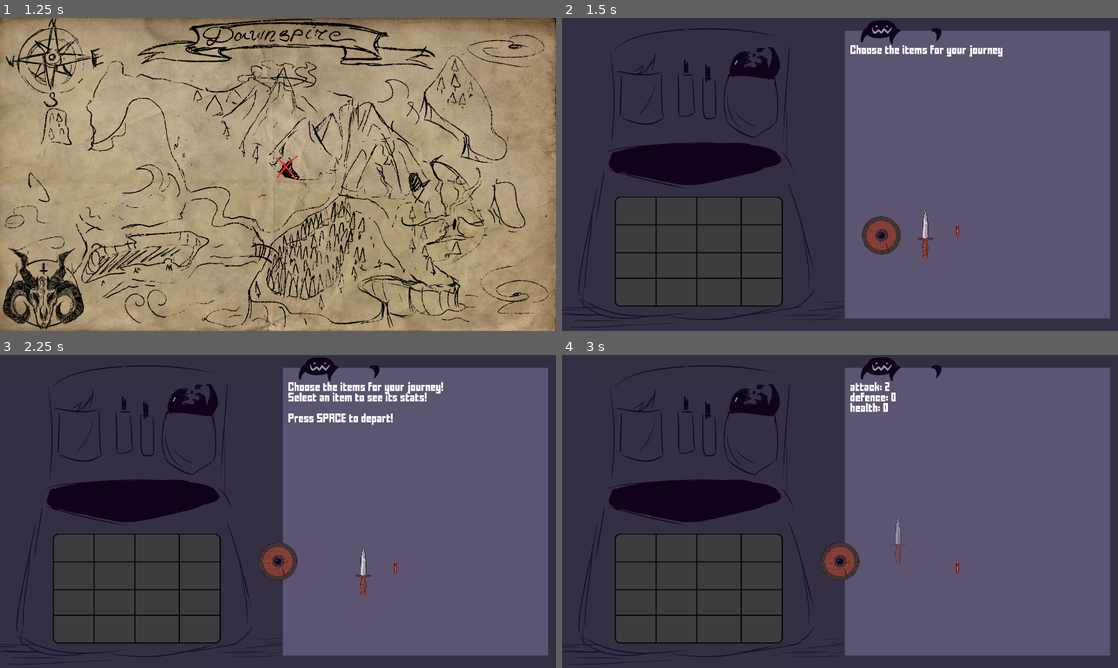
Above: before the commit, frames 1-4 (two rows, left to right).
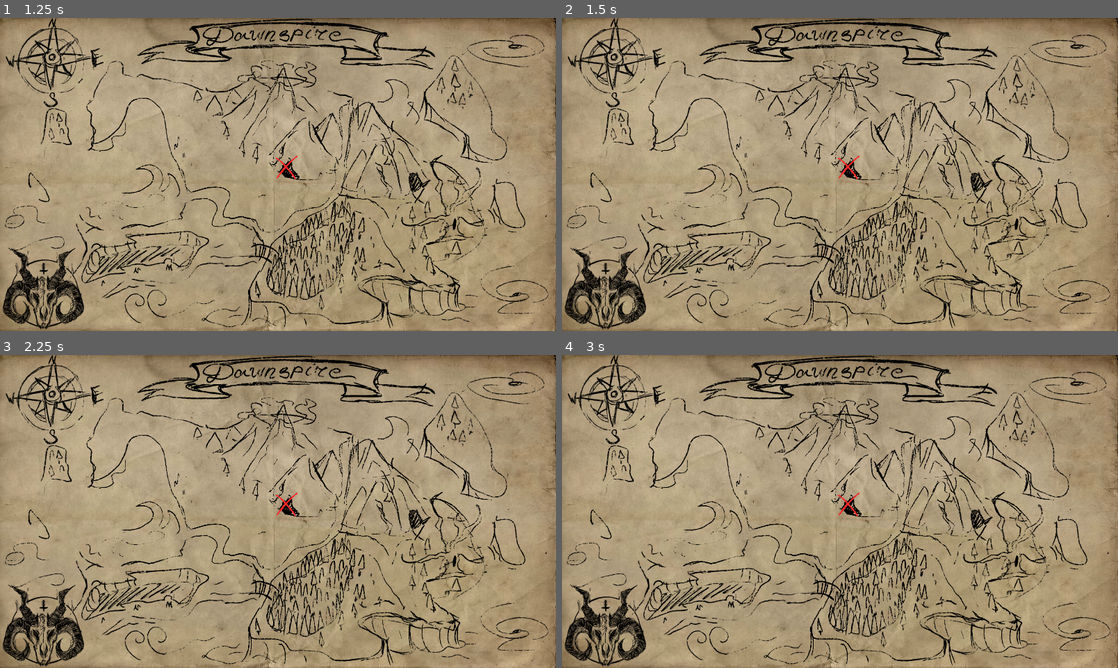
Above: after the commit, the same moments.

Repository: rrebane/ld-54-chelys
Game: Godot game, scene res://ui/main_menu.tscn
Two runs of this game, one before a commit and one after it. Both use one fixed random seed, a clock stepped at 60 frames per second and the inputs below.
Inputs (mouse positions are in pixels of both pictures, inside the frame that each line leads up to):
- Up to frame 1 (1.25 s): click (278, 196) at 0.5 s
- Up to frame 2 (1.5 s): tap Enter at 1.25 s; move the mouse to (962, 158) at 1.27 s; tap Space (continue) at 1.35 s; click (962, 158) at 1.42 s
- Up to frame 3 (2.25 s): tap Space (continue) at 2 s; drag from (305, 561) to (139, 589) at 2.02 s
- Up to frame 4 (3 s): tap Space (continue) at 2.75, 2.85 s; move the mouse to (923, 558) at 2.77 s; click (923, 558) at 2.92 s

Frame 1 is identical in both runs. In frame 2, 99% of the frame differs, in the area x 0-100%, y 0-100%; in frame 3, 99%; in frame 4, 99%.

Commit message:
Implement stats

Diff:
--- a/project.godot
+++ b/project.godot
@@ -82,6 +82,11 @@
 , Object(InputEventKey,"resource_local_to_scene":false,"resource_name":"","device":-1,"window_id":0,"alt_pressed":false,"shift_pressed":false,"ctrl_pressed":false,"meta_pressed":false,"pressed":false,"keycode":0,"physical_keycode":4194309,"key_label":0,"unicode":0,"echo":false,"script":null)
 ]
 }
+combat_phase={
+"deadzone": 0.5,
+"events": [Object(InputEventKey,"resource_local_to_scene":false,"resource_name":"","device":-1,"window_id":0,"alt_pressed":false,"shift_pressed":false,"ctrl_pressed":false,"meta_pressed":false,"pressed":false,"keycode":0,"physical_keycode":32,"key_label":0,"unicode":32,"echo":false,"script":null)
+]
+}
 
 [rendering]
 
--- a/scenes/Combat.gd
+++ b/scenes/Combat.gd
@@ -34,6 +34,8 @@
 		$Sprite2DBoss.hide()
 		$Sprite2DBossIntro.show()
 		$CanvasLayer/Control.hide()
+		$CanvasLayer/Control2.hide()
+		$CanvasLayer/Control3.hide()
 		_enemy.hide()
 
 		_boss_intro_player.animation_finished.connect(_boss_intro_finished)
@@ -46,6 +48,8 @@
 		$Sprite2DBoss.hide()
 		$Sprite2DBossIntro.hide()
 		$CanvasLayer/Control.show()
+		$CanvasLayer/Control2.show()
+		$CanvasLayer/Control3.show()
 		_enemy.show()
 
 		_current_state = State.PLAYER_TURN
@@ -59,11 +63,6 @@
 	EventsBus.add_to_combat_log.connect(_add_to_combat_log)
 
 func _process(delta):
-	if GlobalState.debug and Input.is_action_just_pressed("debug_combat_win"):
-		_enemy_death(5)
-	if GlobalState.debug and Input.is_action_just_pressed("debug_combat_lose"):
-		_player_death()
-
 	if _turn_time_left > 0:
 		_turn_time_left -= delta
 		return
@@ -102,6 +101,8 @@
 	$Sprite2DBoss.show()
 	$Sprite2DBossIntro.hide()
 	$CanvasLayer/Control.show()
+	$CanvasLayer/Control2.show()
+	$CanvasLayer/Control3.show()
 	_enemy.show()
 
 	_current_state = State.PLAYER_TURN
--- a/scenes/backpack.tscn
+++ b/scenes/backpack.tscn
@@ -1,12 +1,16 @@
-[gd_scene load_steps=8 format=3 uid="uid://dtaxax47wrytn"]
+[gd_scene load_steps=12 format=3 uid="uid://dtaxax47wrytn"]
 
 [ext_resource type="Script" path="res://scenes/backpack.gd" id="1_6ncac"]
 [ext_resource type="PackedScene" uid="uid://blfwt68jqu2yb" path="res://scenes/inventory.tscn" id="1_i75je"]
 [ext_resource type="Theme" uid="uid://b1rse5hojok5d" path="res://assets/ui_themes/Default.tres" id="2_qkk71"]
 [ext_resource type="PackedScene" uid="uid://djh124xel8scf" path="res://scenes/items/level1/buckler.tscn" id="3_5fxaq"]
+[ext_resource type="Texture2D" uid="uid://b7qm3ljtiqped" path="res://assets/graphics/backgrounds/BACKPACK.png" id="3_fodg7"]
 [ext_resource type="PackedScene" uid="uid://bf5mngrbd1org" path="res://scenes/items/level1/dagger.tscn" id="3_o6yc3"]
 [ext_resource type="PackedScene" uid="uid://cmylrn7isih2q" path="res://scenes/items/level1/health_potion_small.tscn" id="5_svse6"]
-[ext_resource type="Texture2D" uid="uid://c4d564d0dl7xk" path="res://assets/graphics/backgrounds/BACKPACK_INV.png" id="6_ht6np"]
+[ext_resource type="PackedScene" uid="uid://dqm8rofgb0v37" path="res://scenes/items/level1/gloves.tscn" id="8_0w2f0"]
+[ext_resource type="PackedScene" uid="uid://r4m3uhr1mhgi" path="res://scenes/items/level1/sickle.tscn" id="9_537sr"]
+[ext_resource type="PackedScene" uid="uid://bwufxavibpgw4" path="res://scenes/items/level1/belt.tscn" id="10_abjxe"]
+[ext_resource type="PackedScene" uid="uid://dvpmqyjqtukbm" path="res://scenes/items/level1/shuriken.tscn" id="11_5lvwx"]
 
 [node name="Backpack" type="Node2D"]
 script = ExtResource("1_6ncac")
@@ -35,17 +39,29 @@
 text = "Test"
 
 [node name="background" type="Sprite2D" parent="."]
-texture = ExtResource("6_ht6np")
+texture = ExtResource("3_fodg7")
 centered = false
 
 [node name="Inventory" parent="." instance=ExtResource("1_i75je")]
 position = Vector2(472, 806)
 
 [node name="Buckler" parent="." instance=ExtResource("3_5fxaq")]
-position = Vector2(1063, 718)
+position = Vector2(283, 683)
 
 [node name="Item" parent="." instance=ExtResource("3_o6yc3")]
-position = Vector2(1254, 707)
+position = Vector2(547, 674)
 
 [node name="Item2" parent="." instance=ExtResource("5_svse6")]
 position = Vector2(1366, 738)
+
+[node name="Item3" parent="." instance=ExtResource("8_0w2f0")]
+position = Vector2(1158, 715)
+
+[node name="Item4" parent="." instance=ExtResource("9_537sr")]
+position = Vector2(1243, 526)
+
+[node name="Item5" parent="." instance=ExtResource("10_abjxe")]
+position = Vector2(258, 855)
+
+[node name="Item6" parent="." instance=ExtResource("11_5lvwx")]
+position = Vector2(396, 859)
--- a/scenes/combat.tscn
+++ b/scenes/combat.tscn
@@ -1,10 +1,12 @@
-[gd_scene load_steps=8 format=3 uid="uid://cohqjtycmwerf"]
+[gd_scene load_steps=10 format=3 uid="uid://cohqjtycmwerf"]
 
 [ext_resource type="Script" path="res://scenes/Combat.gd" id="1_ckvl8"]
 [ext_resource type="Texture2D" uid="uid://c7ka76rmulboa" path="res://assets/graphics/BATTLE_SCREEN.png" id="2_17xfi"]
 [ext_resource type="Theme" uid="uid://b1rse5hojok5d" path="res://assets/ui_themes/Default.tres" id="2_d1563"]
 [ext_resource type="Texture2D" uid="uid://cosb5nb0d86b4" path="res://assets/graphics/boss1_scene.png" id="4_76m3f"]
 [ext_resource type="Texture2D" uid="uid://dk7wa3g4t0gnw" path="res://assets/graphics/BATTLE_SCREEN_GOATMAN_BACKROUND.png" id="4_qgnhw"]
+[ext_resource type="Script" path="res://scenes/player_stats.gd" id="6_0c7ix"]
+[ext_resource type="Script" path="res://scenes/enemy_stats.gd" id="7_n1rjy"]
 
 [sub_resource type="Animation" id="Animation_l16nj"]
 resource_name = "boss1_intro"
@@ -110,6 +112,52 @@
 layout_mode = 2
 scroll_following = true
 
+[node name="Control2" type="Control" parent="CanvasLayer"]
+layout_mode = 3
+anchors_preset = 0
+offset_left = 34.0
+offset_top = 11.0
+offset_right = 841.0
+offset_bottom = 135.0
+
+[node name="Label" type="Label" parent="CanvasLayer/Control2"]
+layout_mode = 1
+anchors_preset = 15
+anchor_right = 1.0
+anchor_bottom = 1.0
+grow_horizontal = 2
+grow_vertical = 2
+theme = ExtResource("2_d1563")
+text = "Player ATK: 0 DEF 0 HP: 0"
+horizontal_alignment = 1
+vertical_alignment = 1
+script = ExtResource("6_0c7ix")
+
+[node name="Control3" type="Control" parent="CanvasLayer"]
+layout_mode = 3
+anchors_preset = 0
+offset_left = 68.0
+offset_top = 22.0
+offset_right = 875.0
+offset_bottom = 146.0
+
+[node name="Label" type="Label" parent="CanvasLayer/Control3"]
+layout_mode = 1
+anchors_preset = 15
+anchor_right = 1.0
+anchor_bottom = 1.0
+offset_left = 1013.0
+offset_top = -4.0
+offset_right = 1013.0
+offset_bottom = -4.0
+grow_horizontal = 2
+grow_vertical = 2
+theme = ExtResource("2_d1563")
+text = "Enemy ATK: 0 DEF 0 HP: 0"
+horizontal_alignment = 1
+vertical_alignment = 1
+script = ExtResource("7_n1rjy")
+
 [node name="AnimationPlayer" type="AnimationPlayer" parent="."]
 libraries = {
 "": SubResource("AnimationLibrary_hc2rd")
--- a/scenes/dungeon.gd
+++ b/scenes/dungeon.gd
@@ -1,6 +1,10 @@
 extends Node2D
 
+@export var phase_switch_delay = 1.0
+
 enum Phase { COMBAT, INVENTORY }
+
+var _phase_timeout = 0
 
 @export var enemies = [
 	preload("res://scenes/enemies/enemy.tscn"),
@@ -19,9 +23,12 @@
 	EventsBus.combat_end.connect(combat_end)
 
 func _process(delta):
+	if _phase_timeout > 0:
+		_phase_timeout -= delta
+
 	match _current_phase:
 		Phase.INVENTORY:
-			if GlobalState.debug and Input.is_action_just_pressed("debug_combat_phase"):
+			if Input.is_action_just_pressed("combat_phase"):
 				combat_phase()
 		Phase.COMBAT:
 			pass
@@ -33,9 +40,15 @@
 	add_child(combat)
 	$Backpack.hide_backpack()
 
+	_current_phase = Phase.COMBAT
+	_phase_timeout = phase_switch_delay
+
 func inventory_phase():
 	$Combat.queue_free()
 	$Backpack.show_backpack()
+
+	_current_phase = Phase.INVENTORY
+	_phase_timeout = phase_switch_delay
 
 func combat_end(win):
 	if win:
--- a/scenes/enemies/enemy.gd
+++ b/scenes/enemies/enemy.gd
@@ -17,8 +17,11 @@
 signal enemy_died
 
 func _ready():
-
-	pass
+	EventsBus.update_enemy_status.emit({
+		"attack": _attack,
+		"defence": _defence,
+		"health": _health
+	})
 
 func _process(delta):
 	pass
@@ -33,7 +36,9 @@
 		var dmg = max(damage - _defence, 1)
 		EventsBus.add_to_combat_log.emit("{name} got hit for  {damage} damage".format({"name": display_name, "damage": dmg}))
 		_health -= dmg
+		EventsBus.update_enemy_status.emit({"health": _health})
 		if _health <= 0:
+			_health = 0
 			die()
 
 func die():
--- /dev/null
+++ b/scenes/enemy_stats.gd
@@ -0,0 +1,31 @@
+extends Label
+
+var _attack = 0
+var _defence = 0
+var _health = 0
+
+func _ready():
+	EventsBus.update_enemy_status.connect(_update_status)
+
+# Called every frame. 'delta' is the elapsed time since the previous frame.
+func _process(delta):
+	pass
+
+func _update_status(params):
+	if "attack" in params:
+		_attack = params["attack"]
+
+	if "defence" in params:
+		_defence = params["defence"]
+
+	if "health" in params:
+		_health = params["health"]
+
+	if _health < 0:
+		_health = 0
+
+	text = "Enemy ATK: {attack}, DEF: {defence}, HP: {health}".format({
+		"attack" = _attack,
+		"defence" = _defence,
+		"health" = _health
+	})
--- a/scenes/player.gd
+++ b/scenes/player.gd
@@ -17,6 +17,15 @@
 	var inventory_health = _backpack.inventory_attribute("health")
 	_health = base_health + inventory_health
 
+	var inventory_attack = _backpack.inventory_attribute("attack")
+	var inventory_defence = _backpack.inventory_attribute("defence")
+
+	EventsBus.update_player_status.emit({
+		"attack": base_attack + inventory_attack,
+		"defence": base_defence + inventory_defence,
+		"health": _health
+	})
+
 func _process(delta):
 	pass
 
@@ -27,13 +36,16 @@
 
 func take_damage(damage):
 	var inventory_defence = _backpack.inventory_attribute("defence")
+	var def = base_defence + inventory_defence
 
 	if damage > 0:
 		_animation_player.play("take_damage")
 		var dmg = max(damage - base_defence - inventory_defence, 1)
 		EventsBus.add_to_combat_log.emit("You got hit for {damage} damage".format({"damage": dmg}))
 		_health -= dmg
+		EventsBus.update_player_status.emit({"health": _health})
 		if _health <= 0:
+			_health = 0
 			die()
 
 func die():
--- /dev/null
+++ b/scenes/player_stats.gd
@@ -0,0 +1,31 @@
+extends Label
+
+var _attack = 0
+var _defence = 0
+var _health = 0
+
+func _ready():
+	EventsBus.update_player_status.connect(_update_status)
+
+# Called every frame. 'delta' is the elapsed time since the previous frame.
+func _process(delta):
+	pass
+
+func _update_status(params):
+	if "attack" in params:
+		_attack = params["attack"]
+
+	if "defence" in params:
+		_defence = params["defence"]
+
+	if "health" in params:
+		_health = params["health"]
+
+	if _health < 0:
+		_health = 0
+
+	text = "Player ATK: {attack}, DEF: {defence}, HP: {health}".format({
+		"attack" = _attack,
+		"defence" = _defence,
+		"health" = _health
+	})
--- a/scenes/stage_select.gd
+++ b/scenes/stage_select.gd
@@ -5,12 +5,7 @@
 	pass # Replace with function body.
 
 func _process(delta):
-	if Input.is_action_just_pressed("debug_select_stage"):
-		var config = {
-			"stash": GlobalState.starting_items
-		}
-		SceneSwitcher.goto_scene("res://scenes/dungeon.tscn", config)
-
+	pass
 
 func _on_dungeon_button_gui_input(event):
 	if event is InputEventMouseButton and event.pressed:
--- a/singletons/EventsBus.gd
+++ b/singletons/EventsBus.gd
@@ -14,3 +14,5 @@
 signal item_picked_up(item)
 signal item_dropped(item)
 signal add_to_combat_log(text)
+signal update_player_status
+signal update_enemy_status
